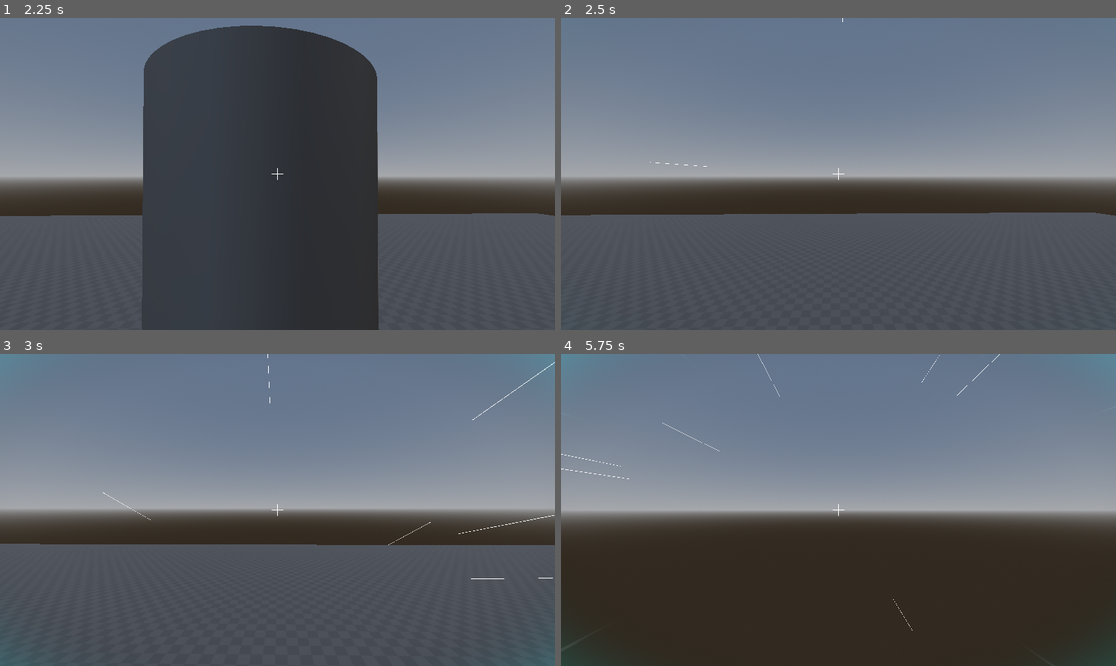
Above: before the commit, frames 1-4 (two rows, left to right).
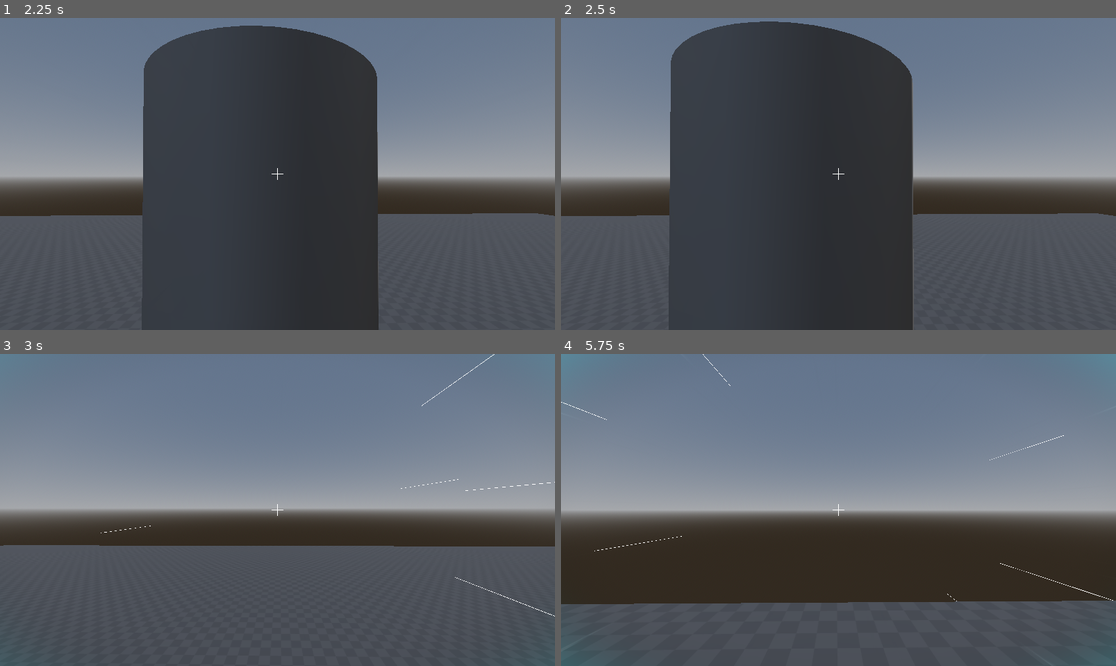
Above: after the commit, the same moments.

Repository: drekunia/tubeland
Game: Godot game, scene res://scenes/environments/prototype_level.tscn
The game is run twice, just before and just after one commit, with the same random seed, the same clock (stepped at 60 frames per second) and the same inputs.
Inputs (mouse positions are in pixels of both pictures, inside the frame that each line leads up to):
- Up to frame 1 (2.25 s): tap Enter at 0.5 s; move the mouse to (305, 174) at 0.52 s; press the mouse at (305, 174) at 0.53 s; hold W (move_forward) from 0.53 s (still down); tap Space (jump) at 0.77, 1.52 s; move the mouse to (249, 174) at 1.27 s; release the mouse at (249, 174) at 1.28 s; click (249, 174) at 1.35 s; move the mouse to (288, 167) at 2.02 s; press the mouse at (288, 167) at 2.03 s
- Up to frame 2 (2.5 s): keep holding W (move_forward)
- Up to frame 3 (3 s): keep holding W (move_forward); move the mouse to (271, 516) at 2.77 s; release the mouse at (271, 516) at 2.78 s; click (271, 516) at 2.85 s
- Up to frame 4 (5.75 s): keep holding W (move_forward); tap Space (jump) at 3.02, 3.77, 4.52 s; move the mouse to (877, 513) at 3.52 s; press the mouse at (877, 513) at 3.53 s; move the mouse to (794, 506) at 4.27 s; release the mouse at (794, 506) at 4.28 s; click (794, 506) at 4.35 s; move the mouse to (844, 510) at 5.02 s; press the mouse at (844, 510) at 5.03 s

Frame 1 is identical in both runs. In frame 2, 34% of the frame differs, in the area x 0-100%, y 0-100%; in frame 3, 0.6%; in frame 4, 21%.

Commit message:
melee shader

Diff:
--- /dev/null
+++ b/assets/shaders/post_processing/slash_visual.gdshader
@@ -0,0 +1,34 @@
+shader_type spatial;
+// unshaded: ignores lighting. cull_disabled: visible from both sides. blend_add: glowing overlap.
+render_mode unshaded, cull_disabled, blend_add, depth_test_disabled;
+
+uniform vec4 slash_color : source_color = vec4(0.0, 1.0, 1.0, 1.0);
+uniform float curve_height : hint_range(0.0, 1.0) = 0.5;
+uniform float thickness : hint_range(0.0, 0.5) = 0.1;
+uniform float fade_opacity : hint_range(0.0, 1.0) = 1.0; // The script will animate this!
+
+void fragment() {
+    vec2 uv = UV;
+
+    // 1. Math for the Taper
+    float curve = sin(uv.x * PI);
+
+    // 2. Math for the Bend
+    float y_offset = (1.0 - curve) * curve_height;
+    float adjusted_y = uv.y - y_offset;
+
+    // 3. Dynamic Thickness
+    float current_thickness = thickness * curve;
+
+    // 4. Draw the Shape
+    float dist = abs(adjusted_y - 0.5);
+    float alpha = smoothstep(current_thickness, current_thickness - 0.02, dist);
+
+    // 5. Clean up the edges
+    alpha *= smoothstep(0.0, 0.05, uv.x) * smoothstep(1.0, 0.95, uv.x);
+
+    // 6. Output to screen
+    ALBEDO = slash_color.rgb;
+    // We multiply our shape's alpha by the uniform so the script can fade the whole thing
+    ALPHA = alpha * slash_color.a * fade_opacity;
+}
--- a/scenes/player/player_controller.tscn
+++ b/scenes/player/player_controller.tscn
@@ -6,6 +6,7 @@
 [ext_resource type="Script" uid="uid://4fdmuhnwuik2" path="res://scripts/player/camera_3d.gd" id="3_5afdu"]
 [ext_resource type="Script" uid="uid://06it6uxlq8yp" path="res://scripts/player/melee_hitbox.gd" id="3_5tt2p"]
 [ext_resource type="PackedScene" uid="uid://b3x2seag4425n" path="res://scenes/system/user_interface.tscn" id="4_0nonk"]
+[ext_resource type="Shader" uid="uid://rr8dkln1unjl" path="res://assets/shaders/post_processing/slash_visual.gdshader" id="5_m7hbg"]
 
 [sub_resource type="CapsuleMesh" id="CapsuleMesh_x7p2l"]
 radius = 0.4
@@ -35,6 +36,17 @@
 [sub_resource type="BoxMesh" id="BoxMesh_5afdu"]
 material = SubResource("StandardMaterial3D_5afdu")
 size = Vector3(0.01, 0.01, 3)
+
+[sub_resource type="ShaderMaterial" id="ShaderMaterial_2k8ub"]
+render_priority = 0
+shader = ExtResource("5_m7hbg")
+shader_parameter/slash_color = Color(1, 0.8627451, 0.49019608, 0.5019608)
+shader_parameter/curve_height = 0.5
+shader_parameter/thickness = 0.1
+shader_parameter/fade_opacity = 0.0
+
+[sub_resource type="QuadMesh" id="QuadMesh_5afdu"]
+size = Vector2(2, 2)
 
 [sub_resource type="SphereShape3D" id="SphereShape3D_0nonk"]
 
@@ -72,12 +84,18 @@
 process_material = SubResource("ParticleProcessMaterial_5afdu")
 draw_pass_1 = SubResource("BoxMesh_5afdu")
 
-[node name="MeleeHitbox" type="ShapeCast3D" parent="CameraController" unique_id=1517919723 node_paths=PackedStringArray("player_controller", "melee_cast")]
+[node name="SlashVisual" type="MeshInstance3D" parent="CameraController/Camera3D" unique_id=964072645]
+transform = Transform3D(1, 0, 0, 0, 1, 0, 0, 0, 1, 0, 0, -1.5)
+material_override = SubResource("ShaderMaterial_2k8ub")
+cast_shadow = 0
+mesh = SubResource("QuadMesh_5afdu")
+
+[node name="MeleeHitbox" type="ShapeCast3D" parent="CameraController" unique_id=1517919723 node_paths=PackedStringArray("player_controller", "slash_visual")]
 shape = SubResource("SphereShape3D_0nonk")
 target_position = Vector3(0, 0, -0.75)
 script = ExtResource("3_5tt2p")
 player_controller = NodePath("../..")
-melee_cast = NodePath(".")
+slash_visual = NodePath("../Camera3D/SlashVisual")
 
 [node name="Components" type="Node" parent="." unique_id=1566056031]
 
--- a/scripts/player/melee_hitbox.gd
+++ b/scripts/player/melee_hitbox.gd
@@ -1,14 +1,14 @@
 class_name MeleeHitbox extends ShapeCast3D
 
 @export var melee_damage: int = 50
-@export var melee_cooldown: float = 0.2
+@export var melee_cooldown: float = 0.5
 
 @export var player_controller: PlayerController
-@export var melee_cast: ShapeCast3D
+@export var slash_visual: MeshInstance3D
+
 var can_melee: bool = true
 
 func _physics_process(_delta: float) -> void:
-	# Make sure this matches your exact Input Map name!
 	if Input.is_action_pressed("attack"):
 		perform_melee()
 
@@ -18,12 +18,33 @@
 
 	can_melee = false
 
-	melee_cast.force_shapecast_update()
+	if slash_visual:
+		var mat = slash_visual.get_active_material(0)
 
-	if melee_cast.is_colliding():
-		for i in melee_cast.get_collision_count():
-			var target = melee_cast.get_collider(i)
+		if mat:
+			slash_visual.rotation_degrees.z = randf_range(-30.0, 30.0)
+			var random_flip = 1 if randi() % 2 == 0 else -1
 
+			var random_x = randf_range(-0.5, 0.5)
+			var random_y = randf_range(-0.4, 0.4)
+			slash_visual.position = Vector3(random_x, random_y, -1.5)
+
+			slash_visual.scale = Vector3(2.0 * random_flip, 0.05, 0.5)
+			mat.set_shader_parameter("fade_opacity", 1.0)
+
+			var tween = create_tween()
+
+			tween.tween_property(mat, "shader_parameter/fade_opacity", 0.0, 0.15).set_trans(Tween.TRANS_SINE).set_ease(Tween.EASE_IN)
+		else:
+			print_debug("WARNING: slash_visual found, but it has no Material!")
+	else:
+		print_debug("WARNING: slash_visual is missing! Did you drag the node into the Inspector?")
+
+	force_shapecast_update()
+
+	if is_colliding():
+		for i in get_collision_count():
+			var target = get_collider(i)
 			if target.has_method("take_damage"):
 				target.take_damage(melee_damage)
 
Not shown, added: assets/shaders/post_processing/slash_visual.gdshader.uid
